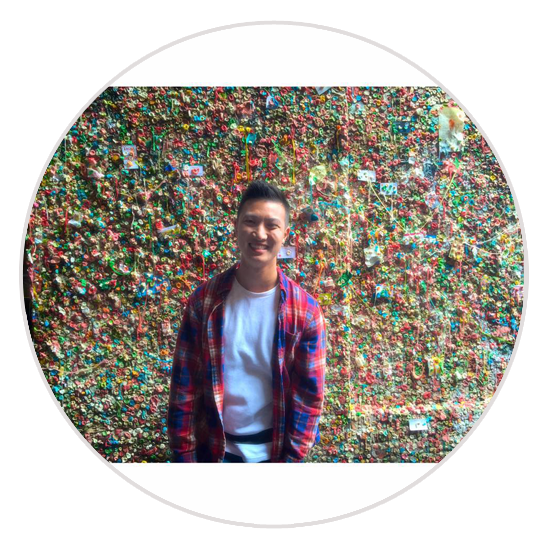
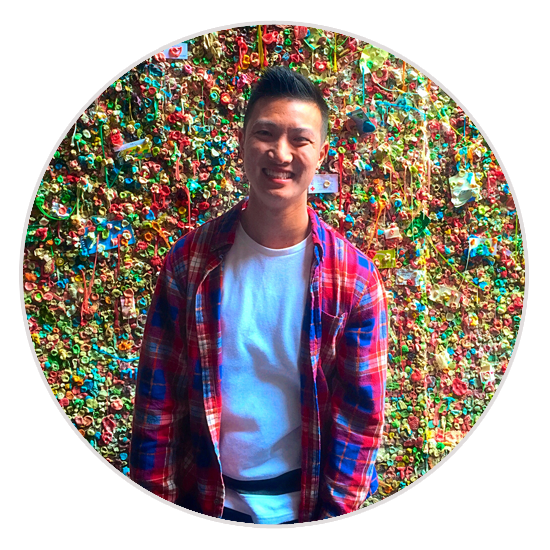
Comparing the layer stacks of the two w=550, h=550 images. Changes:
painted on "Layer 1" over [left=22, top=24, right=526, bottom=525]
